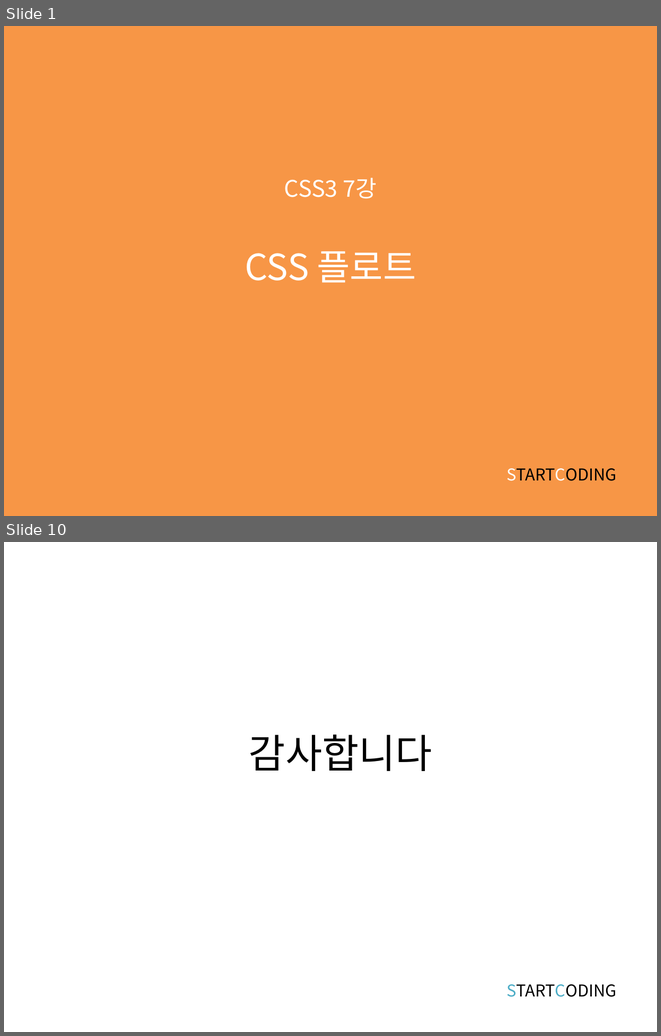
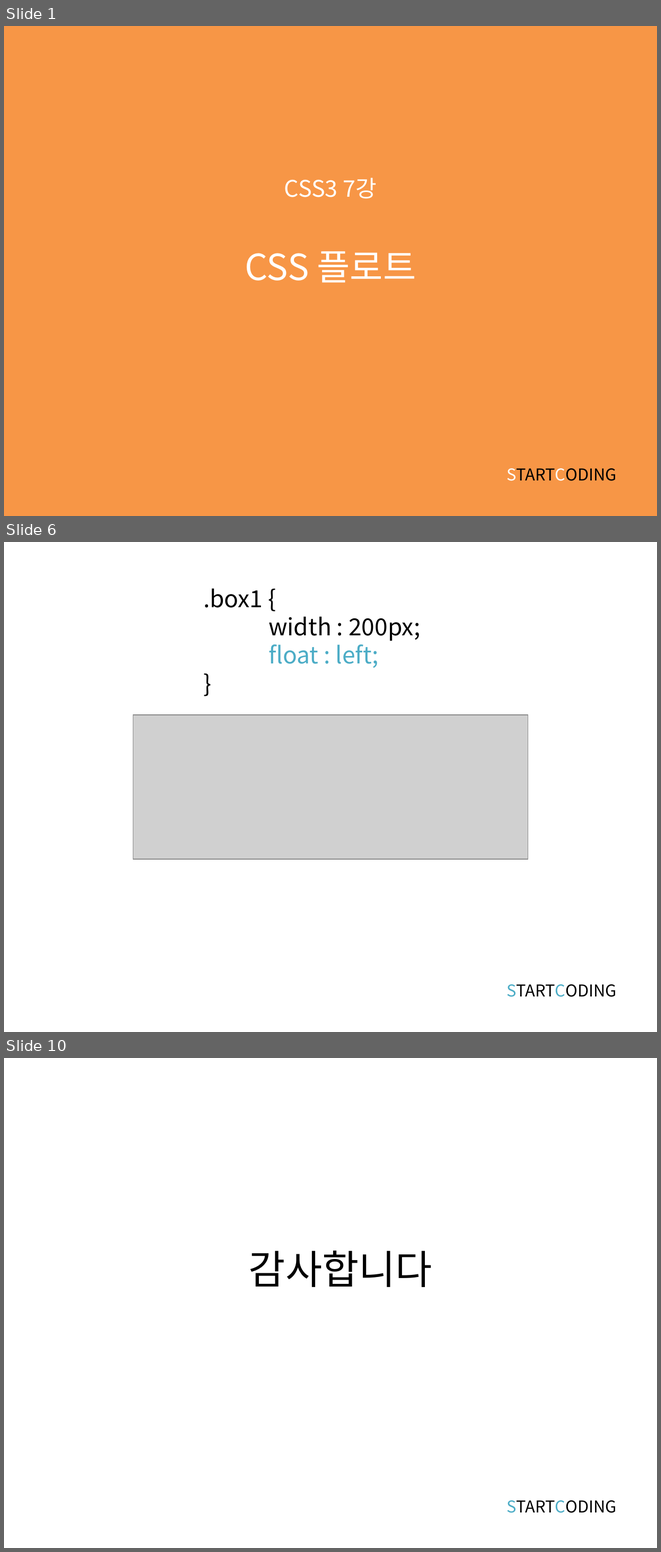
Before and after one commit to kwonkijun/web, a slide deck: 프론트엔드기초(PPT)/CSS3 7강_CSS 플로트.pptx. Shown one above the other, each under a label of ours: slides 1 and 10 before the commit, slides 1, 6 and 10 after it; the slides between them are not shown. The pictures are 661x1036 and 661x1552 pixels, drawn with LibreOffice and Linux fonts; fonts in the diff are those of the drawing; grey boxes stand for pictures. Boxes give left, top, right and bottom in pixels: in the first picture for what was removed or moved away, otherwise in the second. Text is boxed around its words. In the diff, an @@ line names an element or a change of style, - is before the commit and + after.

```diff
--- a/프론트엔드기초(PPT)/CSS3 7강_CSS 플로트.pptx
+++ b/프론트엔드기초(PPT)/CSS3 7강_CSS 플로트.pptx
@@ slide 6 added at (4, 542, 657, 1032), background #FFFFFF @@
@@ text added at (203, 588, 420, 668), 25.9 pt, text #000000 @@
+.box1 {
+width : 200px;
+float : left;
+}
@@ picture added at (133, 715, 528, 859) @@
@@ text added at (506, 984, 617, 997), 18 pt, text #000000 @@
+STARTCODING
```
Also in this commit, not shown: 5 slides changed, 2 other slides added, 3 slides removed, 34 other files.
